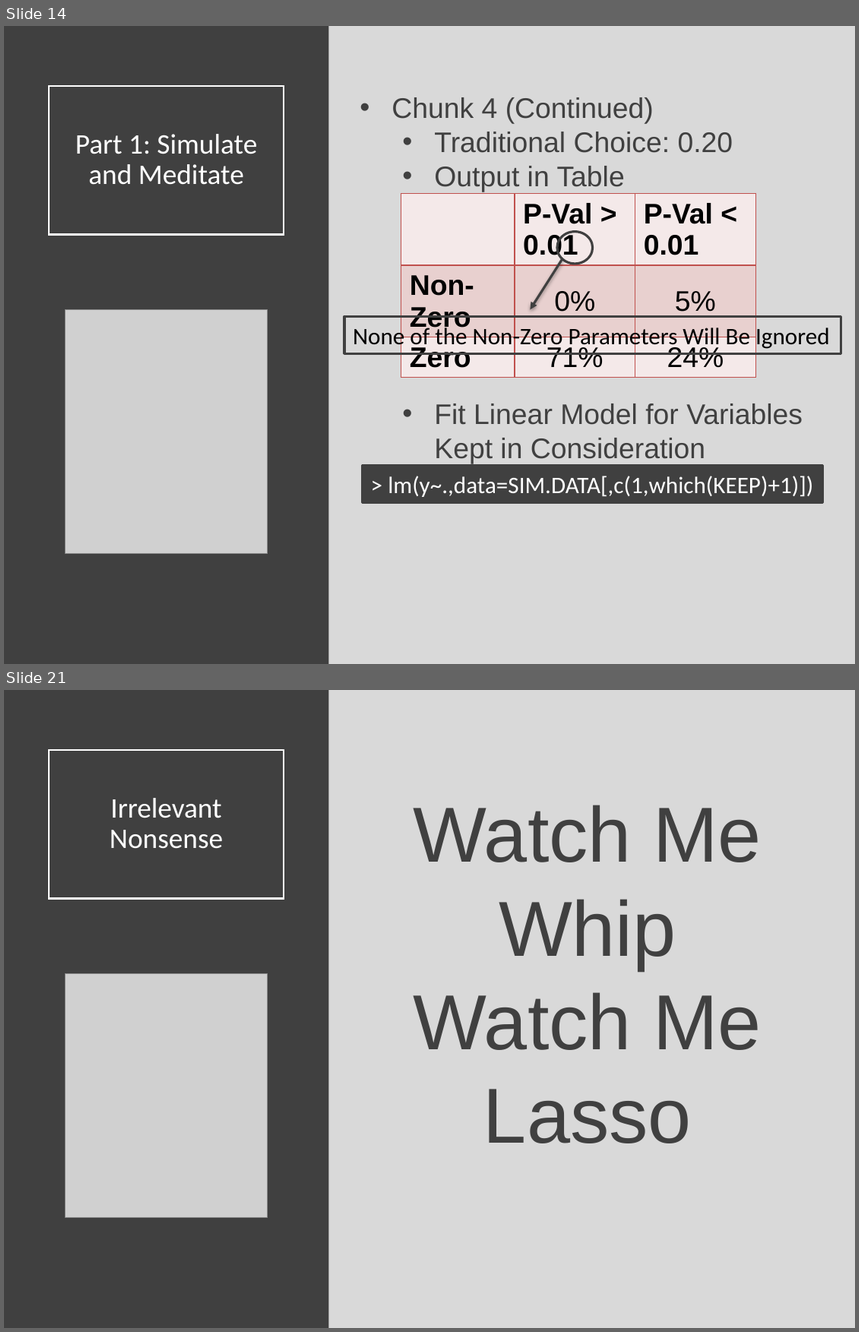
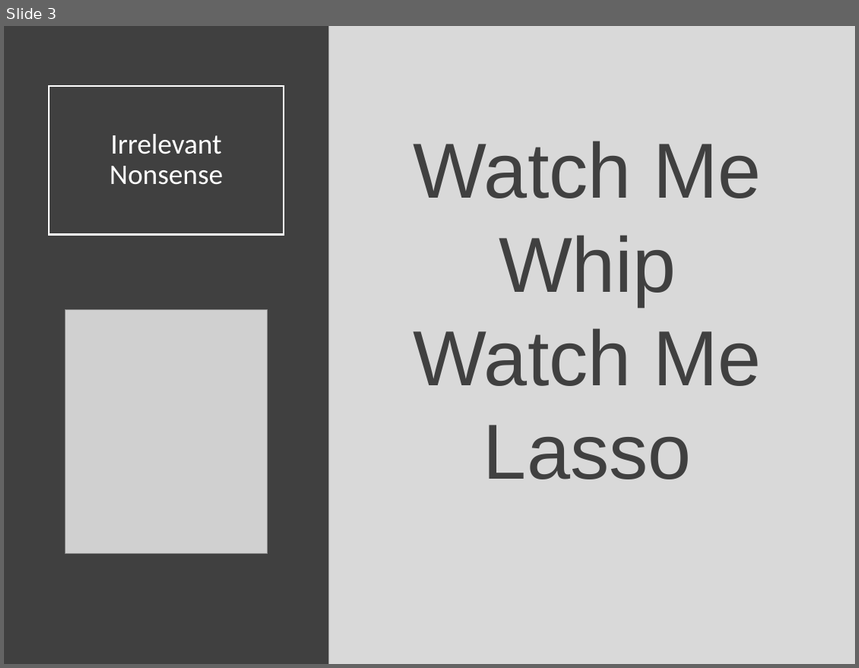
Before and after one commit to Yixf-Self/STOR320_WEBSITE, a slide deck: Lecture/Lecture 31/Lecture 31.pptx. Shown one above the other, each under a label of ours: slides 14 and 21 before the commit, slide 3 after it; the slides between them are not shown. The pictures are 859x1332 and 859x668 pixels, drawn with LibreOffice and Linux fonts; fonts in the diff are those of the drawing; grey boxes stand for pictures. Boxes give left, top, right and bottom in pixels: in the first picture for what was removed or moved away, otherwise in the second. Text is boxed around its words. In the diff, an @@ line names an element or a change of style, - is before the commit and + after.

```diff
--- a/Lecture/Lecture 31/Lecture 31.pptx
+++ b/Lecture/Lecture 31/Lecture 31.pptx
@@ slide 14 removed at [4,26,855,664], background #D9D9D9 @@
@@ rectangle removed at [4,26,329,664] @@
@@ title removed at [49,85,284,234] @@
-Part 1: Simulate and Meditate
@@ text removed at [392,97,803,465] @@
-• Chunk 4 (Continued)
-  • Traditional Choice: 0.20
-  • Output in Table
-  • Fit Linear Model for Variables Kept in Consideration
@@ table removed at [401,194,756,371], 3 rows, 3 columns @@
- | P-Val > 0.01 | P-Val < 0.01
-Non-Zero | 0% | 5%
-Zero | 71% | 24%
@@ ellipse removed at [557,232,593,265] @@
@@ arrow removed from (563, 259) to (530, 309) @@
@@ picture removed at [66,309,267,553] @@
@@ rectangle removed at [344,316,841,354] @@
-None of the Non-Zero Parameters Will Be Ignored
@@ rectangle removed at [363,466,823,503] @@
-> lm(y~.,data=SIM.DATA[,c(1,which(KEEP)+1)])
@@ what was slide 21 is now slide 3 @@
```
Also in this commit, not shown: 5 slides changed, 7 slides added, 15 other slides removed, 6 other files.
